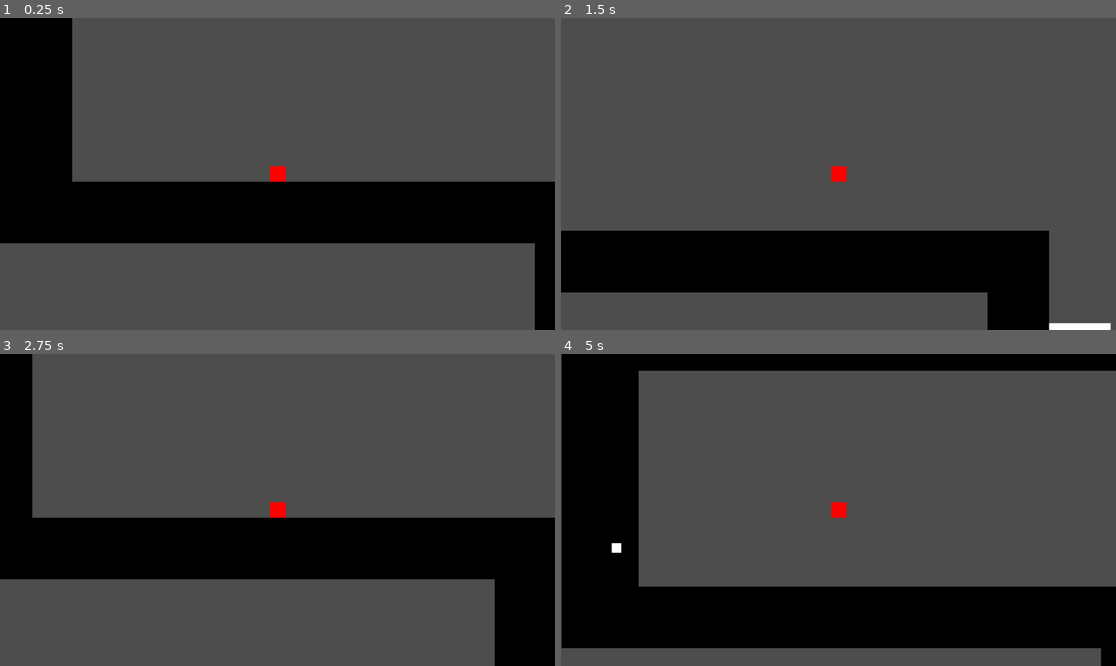
Above: before the commit, frames 1-4 (two rows, left to right).
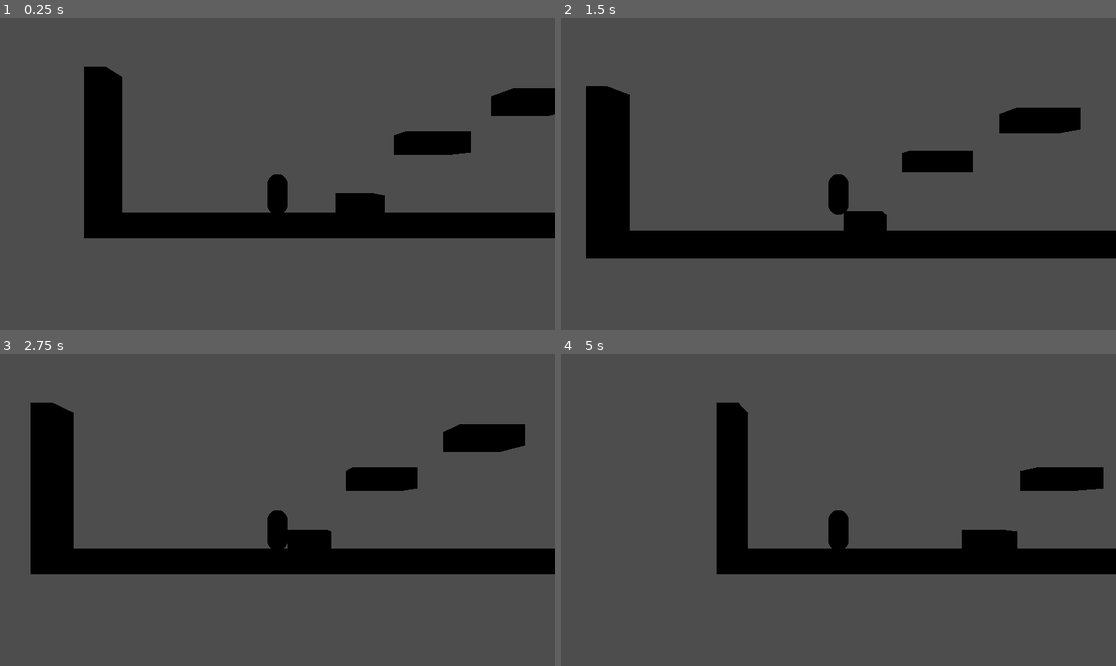
Above: after the commit, the same moments.

Repository: Lukko-Digital/upwell
Game: Godot game, scene res://src/main2.tscn
The game is run twice, just before and just after one commit, with the same random seed, the same clock (stepped at 60 frames per second) and the same inputs. Before the commit the project starts from res://src/main.tscn.
Inputs (mouse positions are in pixels of both pictures, inside the frame that each line leads up to):
- Up to frame 1 (0.25 s): no input
- Up to frame 2 (1.5 s): tap Enter (ui_accept) at 0.5 s; move the mouse to (960, 158) at 0.52 s; hold D (right) 0.53-1.28 s; hold Right mouse button (attract) 0.53-1.28 s; tap Space (jump) at 0.77 s; move the mouse to (727, 189) at 1.27 s; hold A (left) from 1.28 s (still down); tap E (recall) at 1.35 s
- Up to frame 3 (2.75 s): tap Space (jump) at 1.52 s; move the mouse to (333, 441) at 2.02 s; release A (left) at 2.03 s; press the mouse at (333, 441) at 2.03 s; hold D (right) from 2.03 s (still down)
- Up to frame 4 (5 s): move the mouse to (810, 572) at 2.77 s; release the mouse at (810, 572) at 2.78 s; right-click (810, 572) at 2.85 s; tap Space (jump) at 3.02, 3.77, 4.52 s; move the mouse to (1005, 556) at 3.52 s; release D (right) at 3.53 s; hold E (recall) 3.53-4.28 s; hold A (left) from 3.53 s (still down); move the mouse to (672, 463) at 4.27 s; click (672, 463) at 4.35 s

The runs differ from the first frame. In frame 1, 24% of the frame differs, in the area x 0-100%, y 0-100%; in frame 2, 19%; in frame 3, 21%; in frame 4, 45%.

Commit message:
set main2 as main scene

Diff:
--- a/project.godot
+++ b/project.godot
@@ -11,7 +11,7 @@
 [application]
 
 config/name="upwell"
-run/main_scene="res://src/main.tscn"
+run/main_scene="res://src/main2.tscn"
 config/features=PackedStringArray("4.2", "Forward Plus")
 config/icon="res://icon.svg"
 
--- a/src/main2.tscn
+++ b/src/main2.tscn
@@ -10,7 +10,7 @@
 mesh_library = ExtResource("1_memsf")
 cell_size = Vector3(1, 1, 1)
 data = {
-"cells": PackedInt32Array(-10, 0, 0, -9, 0, 0, -8, 0, 0, -7, …(277 unchanged characters)…  0, -65520, 0, 0, -65519, 0, 0, -2, 0, 0)
+"cells": PackedInt32Array(-10, 0, 0, -9, 0, 0, -8, 0, 0, -7, …(277 unchanged characters)…  0, -65520, 0, 0, -65519, 0, 0, -2, 0, 0, 65526, 0, 0, 131062, 0, 0, 196598, 0, 0, 262134, 0, 0, 327670, 0, 0, 393206, 0, 0, 458742, 0, 0, 17, 0, 0, 65553, 0, 0, 131089, 0, 0, 196625, 0, 0, 262161, 0, 0, 327697, 0, 0, 393233, 0, 0, 2, 0, 0, 3, 0, 0, 196613, 0, 0, 196614, 0, 0, 196615, 0, 0, 327690, 0, 0, 327691, 0, 0, 327692, 0, 0)
 }
 
 [node name="Player3d" parent="." instance=ExtResource("2_75t0f")]
